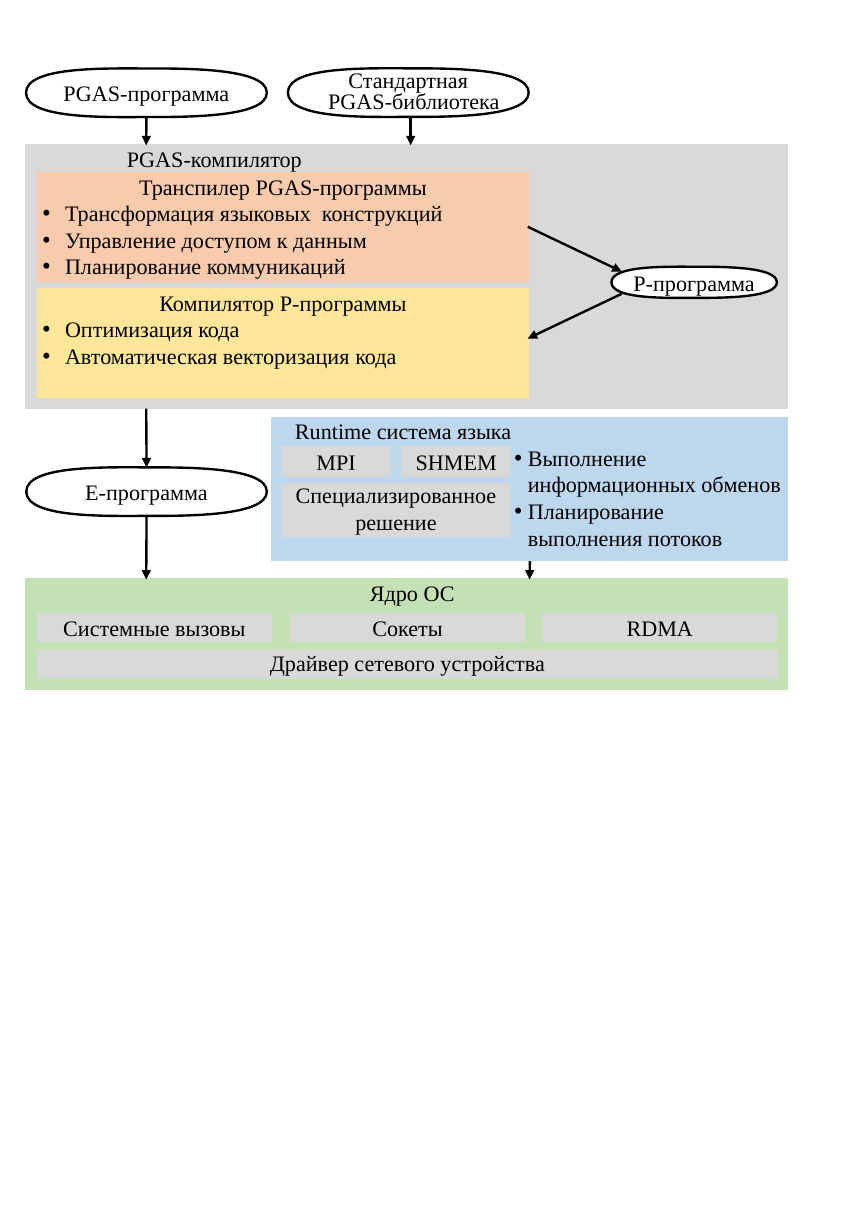
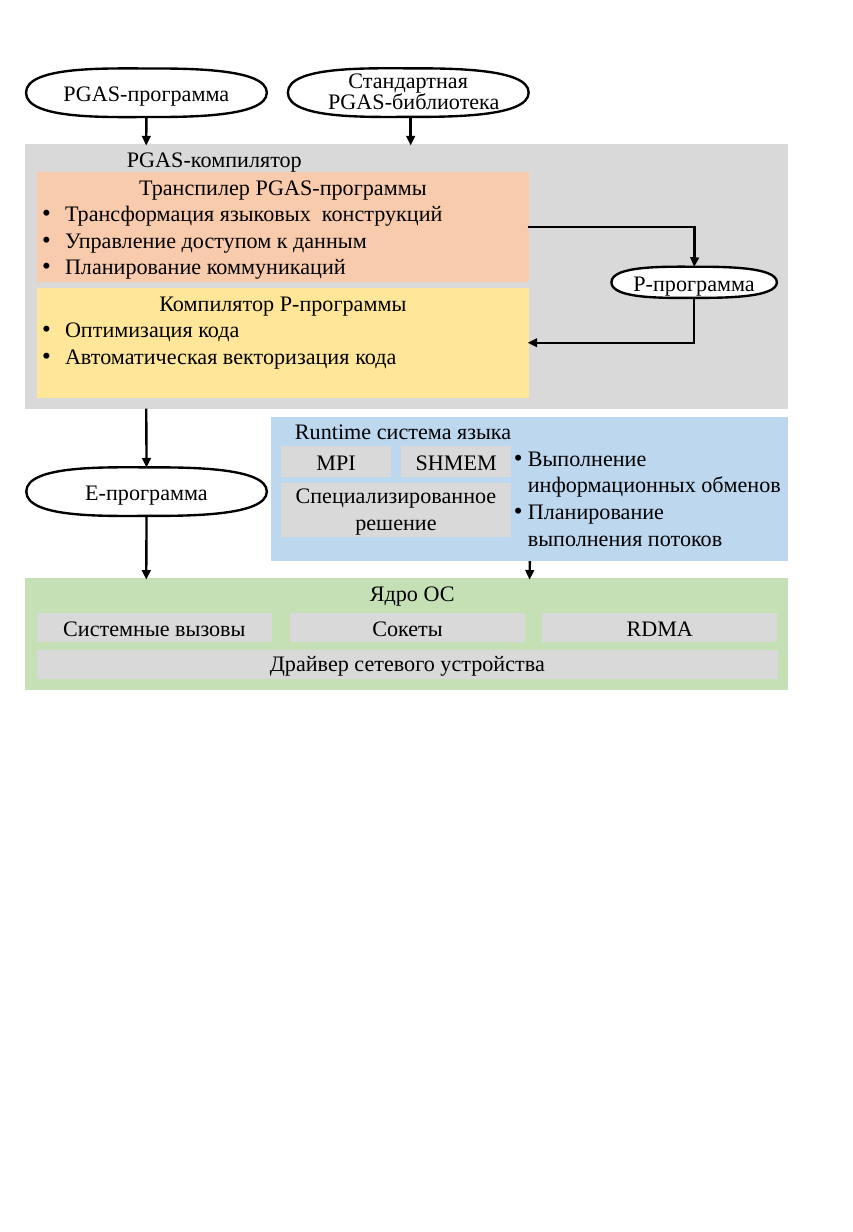
Before and after one commit to Ikulagin/Russian-Phd-LaTeX-Dissertation-Template, a slide deck: slide 7 of images_src/pics.pptx. Drawn at 853x1232 pixels with LibreOffice and Linux fonts; fonts in the diff are those of the drawing. Boxes give left, top, right and bottom in pixels: in the first picture for what was removed or moved away, otherwise in the second. Text is boxed around its words. In the diff, an @@ line names an element or a change of style, - is before the commit and + after.

```diff
--- a/images_src/pics.pptx
+++ b/images_src/pics.pptx
@@ arrow moved from (528, 226) - (622, 272) to (528, 226) - (694, 267) @@
@@ arrow (528, 226) - (694, 267): arrow to elbow arrow @@
@@ arrow moved from (622, 293) - (528, 339) to (694, 298) - (528, 342) @@
@@ arrow (694, 298) - (528, 342): arrow to elbow arrow @@
```
Also in this commit, not shown: 3 other slides changed, 38 other files.
